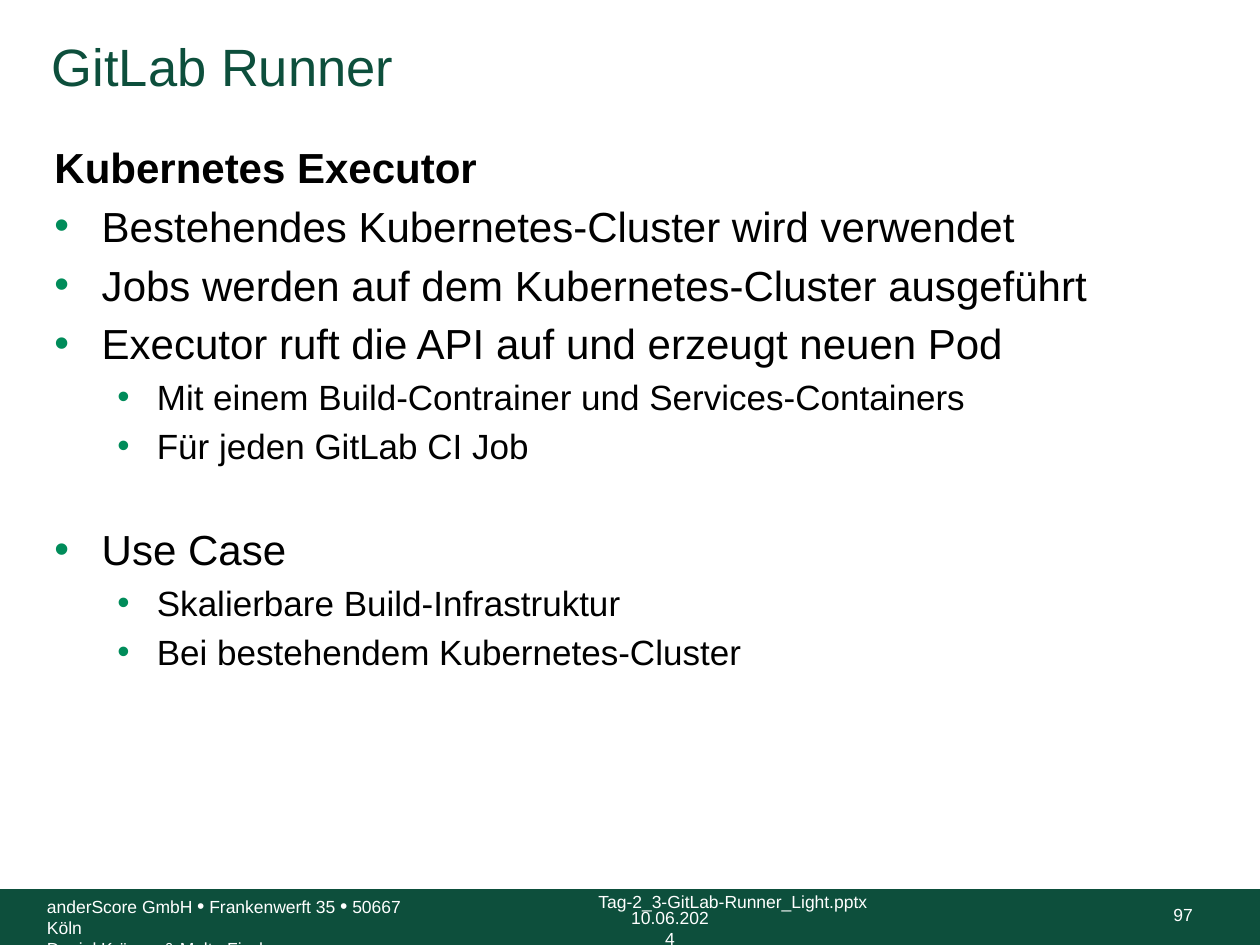
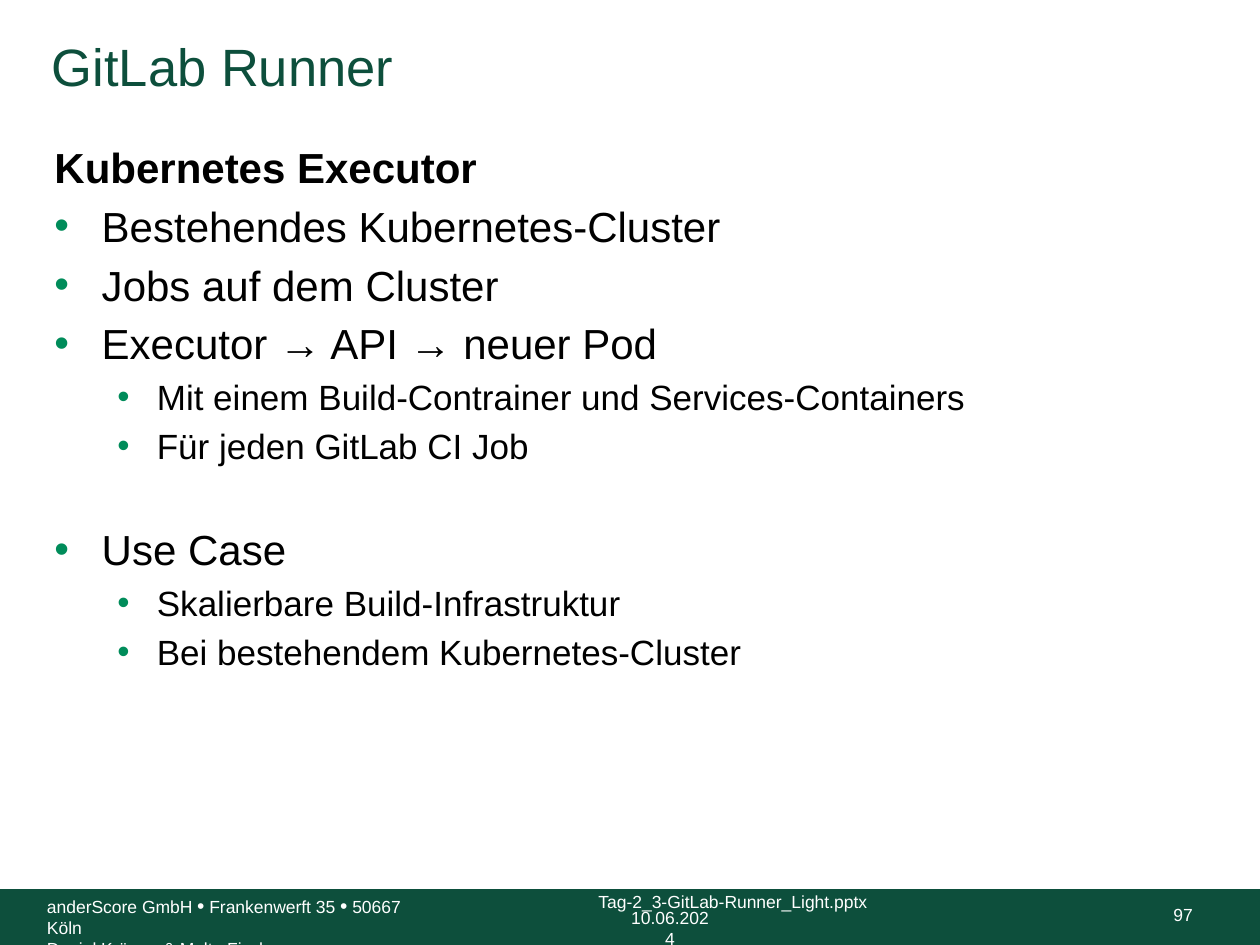
Before and after one commit to anderscore-gmbh/gitlab, a slide deck: slide 97 of slides/Tag-2_3-GitLab-Runner_Light.pptx. Drawn at 1260x945 pixels with LibreOffice and Linux fonts; fonts in the diff are those of the drawing; background and template pictures are left out. Boxes give left, top, right and bottom in pixels: in the first picture for what was removed or moved away, otherwise in the second. Text is boxed around its words. In the diff, an @@ line names an element or a change of style, - is before the commit and + after.

```diff
--- a/slides/Tag-2_3-GitLab-Runner_Light.pptx
+++ b/slides/Tag-2_3-GitLab-Runner_Light.pptx
@@ text at [102,211,721,360]: text changed @@
-• Bestehendes Kubernetes-Cluster wird verwendet
-• Jobs werden auf dem Kubernetes-Cluster ausgeführt
-• Executor ruft die API auf und erzeugt neuen Pod
+• Bestehendes Kubernetes-Cluster
+• Jobs auf dem Cluster
+• Executor → API → neuer Pod
```
Also in this commit, not shown: 67 other slides changed.
